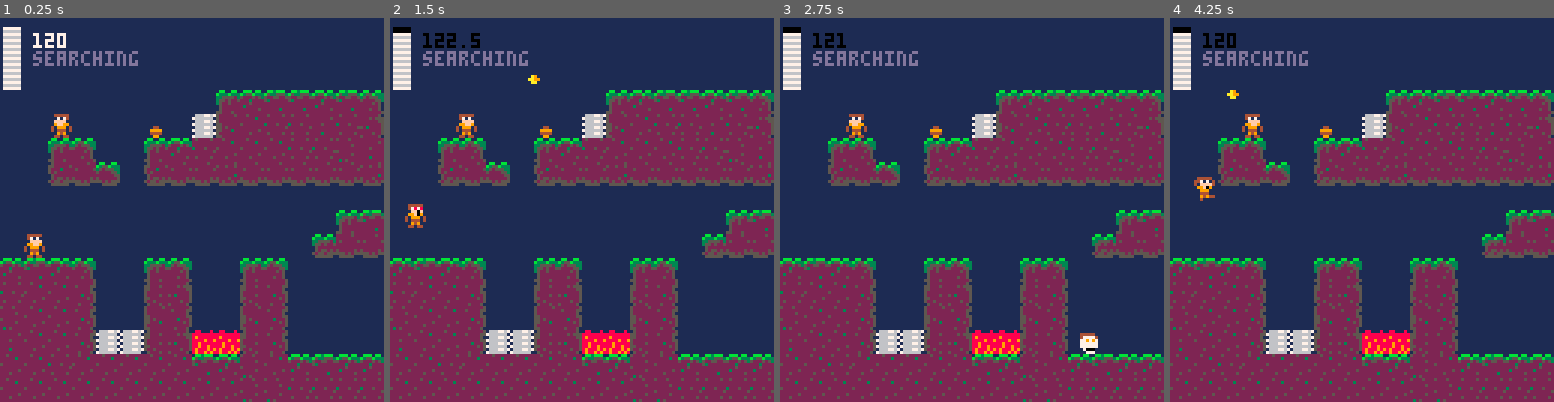
Above: before the commit, frames 1-4 (left to right).
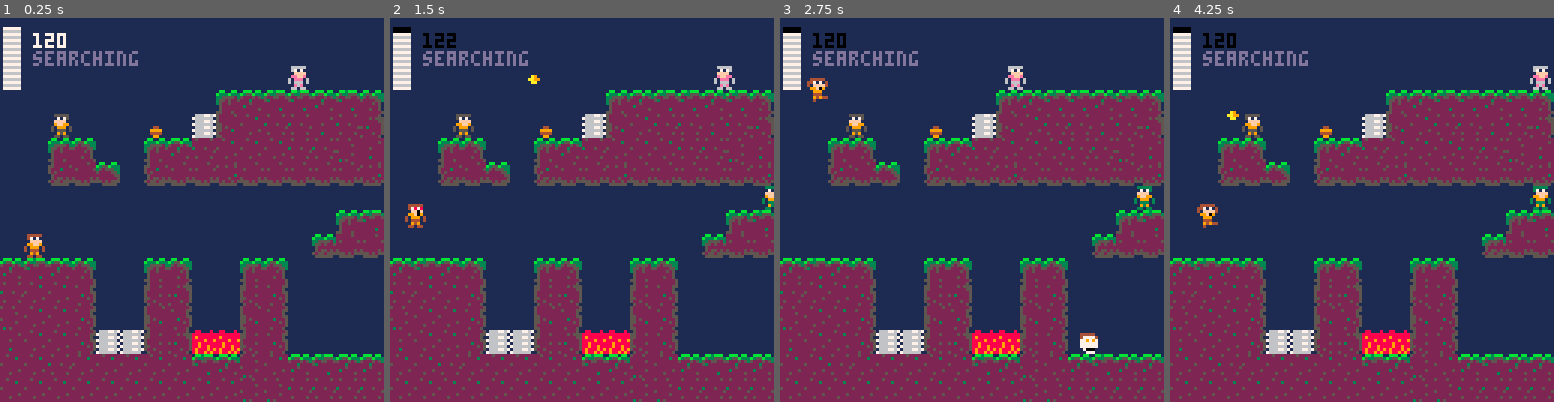
Above: after the commit, the same moments.

Repository: RicoP/picowiese
Game: PICO-8 cartridge violent.p8
Two runs of this game, one before a commit and one after it. Both use one fixed random seed, a clock stepped at 60 frames per second and the inputs below.
Inputs:
- Up to frame 1 (0.25 s): no input
- Up to frame 2 (1.5 s): tap X (X key) at 0.33, 1.07 s; tap O (Z key) at 0.7 s
- Up to frame 3 (2.75 s): hold Right 1.6-2.1 s; tap O (Z key) at 1.7, 2.1, 2.5 s; tap X (X key) at 1.85 s; hold Up 2.15-2.42 s; hold Right from 2.47 s (still down)
- Up to frame 4 (4.25 s): tap O (Z key) every 0.4 s from 2.9 to 4.1 s; tap X (X key) at 2.97, 4.08 s; release Right at 3.03 s; hold Left 3.08-3.58 s; hold Down 3.63-3.97 s; hold Right from 4.02 s (still down)

The runs differ from the first frame. In frame 1, 0.3% of the frame differs, in the area x 13-81%, y 12-32%; in frame 2, 0.7%; in frame 3, 0.8%; in frame 4, 1.0%, in the area x 6-100%, y 12-55%.

Commit message:
enemy color

Diff:
--- a/violent.p8
+++ b/violent.p8
@@ -78,6 +78,8 @@
  for y = 0,63 do
   for x = 0,127 do
    local t = mget(x,y)
+   local seed = y*128+x
+
    if t == p_state_stand then
     mset(x,y,0)
     local l = {}
@@ -103,8 +105,12 @@
    end
    if t == enemy_other then
     mset(x,y,0)
+    srand(seed)
     local e = cstr_player(x*8,y*8)
     e.tile = t
+    e.seed = seed
+    e.color1 = rnd(7)+1
+    e.color2 = rnd(8)+8
 				add(enemies,e)
    end
    if t == tile_turret then
@@ -576,6 +582,7 @@
 function enemy_draw(e)
  if e.tile == enemy_other then
   hero_draw(e)
+  return
  end
 
  if e.iframes > 0 and (g_frame % 2) == 0 then return end
@@ -753,14 +760,14 @@
 e777777ee6eaea6eccccccccccc555555252520052255225000000000000000055000000ccccccccccc555555252520052255225000000557777777777777700
 ee7000eeeeeeeeeecccccccccc55c5552525252025522552000000000000000050000000cccccccccc55c5552525252025522552000000057777777777777770
 eee777eeeeeeeeeeccccccccc55555555252525252255225000000000000000000000000ccccccccc55555555252525252255225000000007777777777777777
-e44444ee00000000000000000000000ddddd2525dddddddd00000000000000002525252d000000000000000ddddd2525ddddddddd2525252dddddddd00000000
-e47171ee0000000000000077000000dd5ddd5252dddddddd00000000000000005252525d00000077000000dd5ddd5252ddddddddd5252525dddddddd00000000
-eeffffee000000000000077700000dd525d5dd252ddddd250000000000000000252525dd0000077700000dd525d5dd252ddddd25dd525252dddddddd00000000
-e99ff9ee00000000000077770000ddd252ddddd252dddd52000000000000000052525ddd000077770000ddd252ddddd252dddd52ddd52525dddddddd00000000
-4e999e4e0000000000777777000dddd5252ddd252525d525000000000000000025252ddd00777777000dddd5252ddd252525d525ddd25252dddddddd77770000
-4e444e4e000000000777777700dddd52525d5252525252520000000000000000525252dd0777777700dddd52525d525252525252dd252525dddddddd77777700
-ee949eee00000000077777770dd5d52525252525252525250000000000000000252525dd077777770dd5d5252525252525252525dd525252dddddddd77777770
-e44e44ee0000000077777777dd5dd252525252525252525200000000000000005252525d77777777dd5dd2525252525252525252d5252525dddddddd77777777
+844444e800000000000000000000000ddddd2525dddddddd00000000000000002525252d000000000000000ddddd2525ddddddddd2525252dddddddd00000000
+e871718e0000000000000077000000dd5ddd5252dddddddd00000000000000005252525d00000077000000dd5ddd5252ddddddddd5252525dddddddd00000000
+ee8ff8ee000000000000077700000dd525d5dd252ddddd250000000000000000252525dd0000077700000dd525d5dd252ddddd25dd525252dddddddd00000000
+e99889ee00000000000077770000ddd252ddddd252dddd52000000000000000052525ddd000077770000ddd252ddddd252dddd52ddd52525dddddddd00000000
+4e988e4e0000000000777777000dddd5252ddd252525d525000000000000000025252ddd00777777000dddd5252ddd252525d525ddd25252dddddddd77770000
+4e84484e000000000777777700dddd52525d5252525252520000000000000000525252dd0777777700dddd52525d525252525252dd252525dddddddd77777700
+e8949e8e00000000077777770dd5d52525252525252525250000000000000000252525dd077777770dd5d5252525252525252525dd525252dddddddd77777770
+844e44e80000000077777777dd5dd252525252525252525200000000000000005252525d77777777dd5dd2525252525252525252d5252525dddddddd77777777
 0000000000000000000000000000000ddddd2525dddddddd000000000000000025522552000000000000000ddddd2525dddddddd200000000000000000000000
 000000000000000077000000000000dddddd5252dddddddd00000000000000005225522577000000000000dddddd5252dddddddd500000000000000000000000
 000000000000000077770000000000ddddd52525dddddddd00000000000000002552255277770000000000ddddd52525dddddddd200000000000000000000000
@@ -799,12 +806,12 @@
 0000000000000000000000000000000000000000000000000000000000000000000000000000000000000000000000000000000000000000000000000000000000000000000000000000000000000000000000000000000000000000000000000000000000000000000000000000000000000000000000000000000000000000
 0000000000000000000000000000000000000000000000000000000000000000000000000000000000000000000000000000000000000000000000000000000000000000000000000000000000000000000000000000000000000000000000000000000000000000000000000000000000000000000000000000000000000000
 0000000000000000000000000000000000000000000000000000000000000000000000000000000000000000000000000000000000000000000000000000000000000000000000000000000000000000000000000000000000000000000000000000000000000000000000000000000000000000000000000000000000000000
-0000000000000000000000000000000000000000000000000000000000000000000000000000000000000000000000000000000000000000000000000000000000000000000000000000000000000000000000000000000000000000000000000000000000000000000000000000000000000000000000000000000000000000
+0000000000000000000000500000000000000000000000000000000000000000000000000000000000000000000000000000000000000000000000000000000000000000000000000000000000000000000000000000000000000000000000000000000000000000000000000000000000000000000000000000000000000000
 0000000000000000000506070706070800000000000000000000000000000000000000000000000000000000000000000000000000000000000000000000000000000000000000000000000000000000000000000000000000000000000000000000000000000000000000000000000000000000000000000000000000000000
 0000005000001000211516262627262800000000000000000000000000000000000000000000000000000000000000000000000000000000000000000000000000000000000000000000000000000000000000000000000000000000000000000000000000000000000000000000000000000000000000000000000000000000
 00000508000005062616161626261727070c0000000000000000000000000000000000000000000000000000000000000000000000000000000000000000000000000000000000000000000000000000000000000000000000000000000000000000000000000000000000000000000000000000000000000000000000000000
 000035370c003537373637373737373638000000000000000000000000000000000000000000000000000000000000000000000000000000000000000000000000000000000000000000000000000000000000000000000000000000000000000000000000000000000000000000000000000000000000000000000000000000
-0000000000000000000000000000000000000000000000002121212100000000000000000000000000000000000000000000000000000000000000000000000000000000000000000000000000000000000000000000000000000000000000000000000000000000000000000000000000000000000000000000000000000000
+0000000000000000000000000000005000000000000000002121212100000000000000000000000000000000000000000000000000000000000000000000000000000000000000000000000000000000000000000000000000000000000000000000000000000000000000000000000000000000000000000000000000000000
 0000000000000000000000000000050708000000000021212121212100212121212100002121212121000000000000000000000000000000000000000000000000000000000000000000000000000000000000000000000000000000000000000000000000000000000000000000000000000000000000000000000000000000
 0001000000000000000000000009373738000000212121212121212100212121212100002121212121210000000000000000000000000000000000000000000000000000000000000000000000000000000000000000000000000000000000000000000000000000000000000000000000000000000000000000000000000000
 060706080000050800000508000000000d000000000000000000000000000000000000000000000000000000000000000000000000000000000000000000000000000000000000000000000000000000000000000000000000000000000000000000000000000000000000000000000000000000000000000000000000000000
